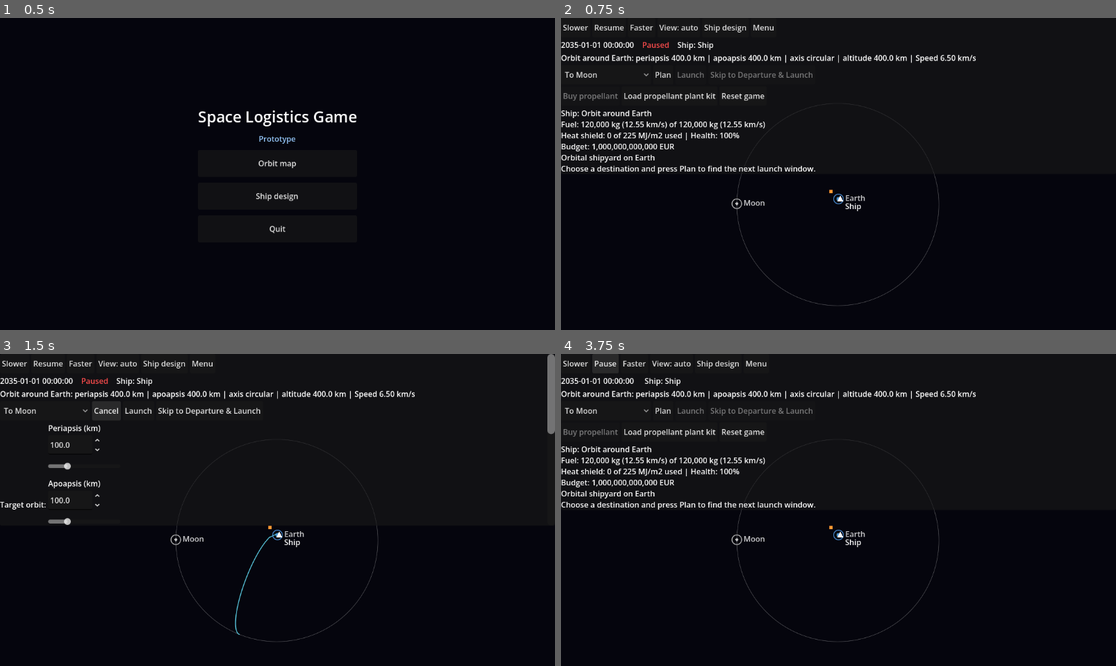
Above: before the commit, frames 1-4 (two rows, left to right).
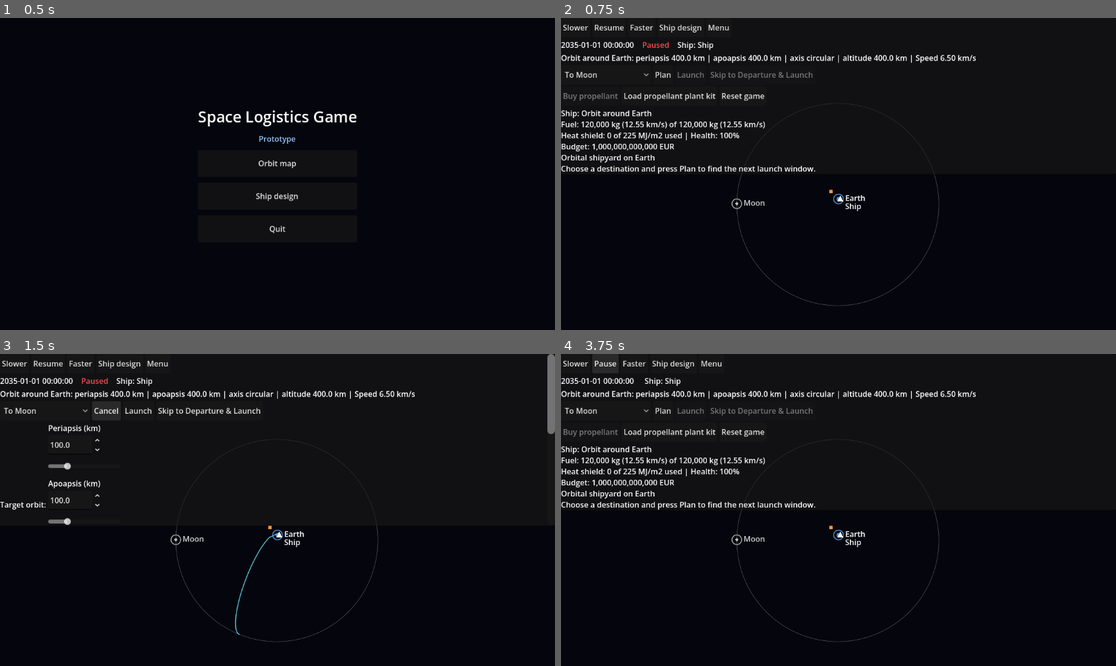
Above: after the commit, the same moments.

Repository: jonmakescars/asteroid-miner
Game: Godot game, scene res://menu.tscn
Same seed, same stepped clock (60 frames per second), same inputs: the game is played once before the commit and once after it.
Inputs:
- Up to frame 1 (0.5 s): no input
- Up to frame 2 (0.75 s): click "Orbit map" at 0.5 s
- Up to frame 3 (1.5 s): click "Plan" at 1.25 s
- Up to frame 4 (3.75 s): click "Cancel" at 2 s; click "Slower" at 2.75 s; click "Resume" at 3.5 s

Frame 1 is identical in both runs. In frame 2, 0.3% of the frame differs, in the area x 17-55%, y 2-60%; in frame 3, 0.3%; in frame 4, 0.3%, in the area x 16-55%, y 2-60%.

Commit message:
Step 10p - More zoom improvements and position dragging

Diff:
--- a/scripts/game_state.gd
+++ b/scripts/game_state.gd
@@ -776,6 +776,39 @@
 	return total
 
 
+## The position of body to_id relative to body from_id (km), summed along the path through their common
+## ancestor so that nearby bodies give small numbers (no precision lost to the Sun-centred coordinates).
+static func body_rel_to(from_id: String, to_id: String, jd: float) -> Vector2:
+	var from_chain: Array = _ancestors(from_id)
+	var to_chain: Array = _ancestors(to_id)
+	var common := ""
+	for id in to_chain:
+		if from_chain.has(id):
+			common = str(id)
+			break
+	var from_pos := Vector2.ZERO
+	for id in from_chain:
+		if str(id) == common:
+			break
+		from_pos += body_rel(str(id), jd)
+	var to_pos := Vector2.ZERO
+	for id in to_chain:
+		if str(id) == common:
+			break
+		to_pos += body_rel(str(id), jd)
+	return to_pos - from_pos
+
+
+## The body and the bodies it orbits, from the body up to the root.
+static func _ancestors(id: String) -> Array:
+	var chain: Array = []
+	var current: Variant = id
+	while current != null:
+		chain.append(str(current))
+		current = bodies[str(current)]["parent"]
+	return chain
+
+
 static func leg_index_at(jd: float) -> int:
 	var chosen := 0
 	for i in legs.size():
--- a/scripts/orbit_view.gd
+++ b/scripts/orbit_view.gd
@@ -18,6 +18,10 @@
 const MOBILE_UI_SCALE := 2.0
 const ZOOM_SECONDS := 0.7          # a change of the view is a zoom of this many (real) seconds
 const DOUBLE_TAP_MS := 400         # two taps on the same body within this time focus the view on it
+const MAX_PX_PER_KM := 2.0         # the most the view can be zoomed in by hand
+const MIN_SUN_FIT := 0.25          # the most it can be zoomed out: this fraction of the scale that fits the Sun's system
+const DRAG_START_PX := 12.0        # a finger that moves this far is dragging the view, not tapping
+const SNAP_OUT := 0.8              # zooming out below this fraction of a body's own view switches to the view of the body it orbits
 const TAP_REACH_PX := 26.0         # a tap this close to a body (besides its size) counts as a tap on it
 const VIEW_HYSTERESIS := 1.15     # the auto view switches outwards at this multiple of the distance it switched in at
 
@@ -45,15 +49,27 @@
 	get: return GameState.message
 	set(value): GameState.message = value
 
-var frames: Array = []          # "auto" plus every body id
-var frame_index := 0
-var shown_frame := ""           # the view that is drawn (the one chosen, once a zoom has finished)
-var zoom_from := ""             # during a zoom: the view it starts from and the one it goes to
-var zoom_to := ""
-var zoom_progress := 0.0        # 0 to 1 while zooming
-var scene_alpha := 1.0          # transparency of the scene that is being drawn (zooming fades one scene into the other)
+var cam_body := ""              # the camera: the body its position is counted from ...
+var cam_offset := Vector2.ZERO  # ... the point at the centre of the screen, relative to that body (km)
+var cam_scale := 0.0            # pixels per km
+var free_camera := false        # true after the player zoomed by hand: the camera stays where it is
+var last_target := ""           # the view that was chosen last (a change of it starts a zoom)
+var anim_target := ""           # while zooming to a view: that view, and where the zoom started
+var anim_t := 0.0
+var anim_free := false
+var anim_body0 := ""
+var anim_offset0 := Vector2.ZERO
+var anim_scale0 := 1.0
+var line_alpha := 1.0           # transparency of the orbit lines and of the markers of the scene being drawn
+var marker_alpha := 1.0
+var touches: Dictionary = {}    # finger index -> position, for the pinch gesture
+var gesture_ms := -1000         # when a pinch or a wheel zoom last happened (taps right after it are ignored)
 var last_tap_body := ""
 var last_tap_ms := 0
+var mouse_down := false         # the (first) finger or the left button is down
+var dragged := false            # ... and has moved so far that it drags the view
+var press_point := Vector2.ZERO
+var last_tap_point := Vector2.ZERO
 var auto_frame := ""            # the body the "auto" view currently shows (see _update_auto_frame)
 var destination_ids: Array = []  # what the destination picker currently offers
 var picker_origin := ""         # the body the picker was filled for
@@ -99,14 +115,11 @@
 	if not GameState.load_data():
 		set_process(false)
 		return
-	frames = ["auto"] + GameState.bodies.keys()
-	frame_index = GameState.view_frame_index
 	_build_ui()
 	_fill_destinations(GameState.view_target_id)
 
 
 func _goto(scene_path: String) -> void:
-	GameState.view_frame_index = frame_index
 	GameState.view_target_id = _selected_target_id()
 	get_tree().change_scene_to_file(scene_path)
 
@@ -115,8 +128,7 @@
 
 func _build_ui() -> void:
 	bar = TopBar.new()
-	bar.setup("res://main.tscn", "View: auto")
-	bar.view_pressed.connect(func() -> void: frame_index = (frame_index + 1) % frames.size())
+	bar.setup("res://main.tscn", "")
 	bar.navigate.connect(_goto)
 	add_child(bar)
 
@@ -222,11 +234,60 @@
 	bar.box.add_child(info_label)
 
 
-## Tapping or clicking the bottom third of the screen changes the time flow, as in the solar system
-## view: left half = slower, right half = faster.
+## Two fingers zoom (and move) the view; the mouse wheel does the same. Tapping or clicking the bottom third of the
+## screen changes the time flow, as in the solar system view: left half = slower, right half = faster. Two quick taps
+## on a body zoom to it.
 func _gui_input(event: InputEvent) -> void:
+	var touch := event as InputEventScreenTouch
+	if touch != null:
+		if touch.pressed:
+			touches[touch.index] = touch.position
+			if touches.size() >= 2:
+				gesture_ms = Time.get_ticks_msec()
+		else:
+			touches.erase(touch.index)
+		return
+	var drag := event as InputEventScreenDrag
+	if drag != null:
+		if touches.size() >= 2 and touches.has(drag.index):
+			var before_middle := _touch_middle()
+			var before_distance := _touch_distance()
+			touches[drag.index] = drag.position
+			var after_distance := _touch_distance()
+			if before_distance > 8.0 and after_distance > 8.0:
+				_zoom_about(before_middle, after_distance / before_distance, _touch_middle())
+			gesture_ms = Time.get_ticks_msec()
+		elif touches.has(drag.index):
+			touches[drag.index] = drag.position
+		return
+	var motion := event as InputEventMouseMotion
+	if motion != null:
+		# One finger (or the left button) drags the view.
+		if mouse_down and touches.size() < 2 and anim_target == "":
+			if not dragged and motion.position.distance_to(press_point) > DRAG_START_PX:
+				dragged = true
+				_pan(motion.position - press_point)
+			elif dragged:
+				_pan(motion.relative)
+		return
 	var click := event as InputEventMouseButton
-	if click == null or not click.pressed or click.button_index != MOUSE_BUTTON_LEFT:
+	if click == null:
+		return
+	if click.pressed and (click.button_index == MOUSE_BUTTON_WHEEL_UP or click.button_index == MOUSE_BUTTON_WHEEL_DOWN):
+		_zoom_about(click.position, 1.2 if click.button_index == MOUSE_BUTTON_WHEEL_UP else 1.0 / 1.2, click.position)
+		gesture_ms = Time.get_ticks_msec()
+		return
+	if click.button_index != MOUSE_BUTTON_LEFT:
+		return
+	if click.pressed:
+		mouse_down = true
+		dragged = false
+		press_point = click.position
+		return
+	mouse_down = false
+	# A tap counts when the finger is lifted, and not at the end of a pinch or a drag.
+	if dragged or Time.get_ticks_msec() - gesture_ms < 350:
+		dragged = false
 		return
 	var hit := _body_at(click.position)
 	if hit != "":
@@ -239,67 +300,178 @@
 			last_tap_body = hit
 			last_tap_ms = now
 		return
+	if click.position.y < size.y * 0.67:
+		# Two quick taps on empty space: back to the automatic view.
+		var now_empty := Time.get_ticks_msec()
+		if last_tap_body == "-" and now_empty - last_tap_ms <= DOUBLE_TAP_MS and click.position.distance_to(last_tap_point) < 60.0:
+			last_tap_body = ""
+			_start_zoom(_frame_id(), false)
+		else:
+			last_tap_body = "-"
+			last_tap_ms = now_empty
+			last_tap_point = click.position
+		return
 	last_tap_body = ""
-	if click.position.y < size.y * 0.67:
-		return
 	GameState.change_warp(-1 if click.position.x < size.x * 0.5 else 1)
 
 
-## The body (of the view that is shown) under a tap, or "" (the nearest one if several are close).
+func _touch_middle() -> Vector2:
+	var total := Vector2.ZERO
+	for index in touches:
+		total += touches[index] as Vector2
+	return total / float(maxi(touches.size(), 1))
+
+
+## Distance between the first two fingers.
+func _touch_distance() -> float:
+	var points: Array = touches.values()
+	if points.size() < 2:
+		return 0.0
+	return (points[0] as Vector2).distance_to(points[1] as Vector2)
+
+
+func _view_centre() -> Vector2:
+	return Vector2(size.x * 0.5, size.y * 0.58)
+
+
+## Where a body is on the screen.
+func _screen_of(id: String) -> Vector2:
+	return _to_screen(GameState.body_rel_to(cam_body, id, time_jd) - cam_offset, _view_centre(), cam_scale)
+
+
+## The body under a tap, or "" (the nearest one if several are close).
 func _body_at(point: Vector2) -> String:
-	if shown_frame == "" or zoom_from != "" or not bodies.has(shown_frame):
+	if cam_body == "" or anim_target != "":
 		return ""
-	var centre := Vector2(size.x * 0.5, size.y * 0.58)
-	var px_per_km := _scale_of(shown_frame)
 	var best := ""
 	var best_distance := INF
-	var candidates: Array = [shown_frame] + (children[shown_frame] as Array)
-	for id in candidates:
-		var body_point := centre
-		if str(id) != shown_frame:
-			var segment := Kepler.segment_at(bodies[id]["orbit_segments"], time_jd)
-			body_point = _to_screen(Kepler.position_at(segment, time_jd), centre, px_per_km)
-		var radius_px := maxf(float(bodies[id]["radius_km"]) * px_per_km, RING_RADIUS_PX)
-		var distance := body_point.distance_to(point)
+	for id in bodies.keys():
+		var radius_px := maxf(float(bodies[id]["radius_km"]) * cam_scale, RING_RADIUS_PX)
+		var distance := _screen_of(str(id)).distance_to(point)
 		if distance <= radius_px + TAP_REACH_PX and distance < best_distance:
 			best = str(id)
 			best_distance = distance
 	return best
 
 
-## Double tap on a body: the view zooms to it. A double tap on the body the view is already centred on zooms
-## out to the body it orbits (or back to the automatic view when that is the Sun).
+## Double tap on a body: the view zooms to it. A double tap on the body the view is already on zooms out to the
+## body it orbits (back to the automatic view when that is the Sun).
 func _focus_body(id: String) -> void:
-	var target := id
-	if id == shown_frame:
-		var parent: Variant = bodies[id]["parent"]
-		target = "auto" if parent == null else str(parent)
-	var index := frames.find(target)
-	if index >= 0:
-		frame_index = index
-
-
-## Pixels per km of the view of a body: its widest orbit fits the screen (the same for every drawing).
-func _scale_of(frame_id: String) -> float:
+	var on_it := id == cam_body and absf(log(cam_scale / _fit_scale(id))) < 0.35
+	if not on_it:
+		_start_zoom(id, true)
+		return
+	var parent: Variant = bodies[id]["parent"]
+	if parent == null:
+		_start_zoom(_frame_id(), false)
+	else:
+		_start_zoom(str(parent), true)
+
+
+## Pixels per km of the view of a body: its widest orbit fits the screen.
+func _fit_scale(frame_id: String) -> float:
 	var half_extent := minf(size.x * 0.5, size.y * 0.38)
 	return half_extent * GameState.VIEW_FILL / GameState.view_extent_km(frame_id, time_jd)
 
 
-func _update_zoom(delta: float) -> void:
+## Zooms to the view of a body. keep_free: the camera then stays on that body (set by the player); otherwise it
+## goes back to following the automatic view.
+func _start_zoom(target: String, keep_free: bool) -> void:
+	anim_target = target
+	anim_free = keep_free
+	anim_t = 0.0
+	anim_body0 = cam_body
+	anim_offset0 = cam_offset
+	anim_scale0 = cam_scale
+	free_camera = false
+
+
+## Moves the camera: follows the chosen view, or zooms to it when the choice changed, or stays where the
+## player put it.
+func _update_camera(delta: float) -> void:
 	var target := _frame_id()
-	if shown_frame == "":
-		shown_frame = target
-		return
-	if zoom_from != "":
-		zoom_progress += delta / ZOOM_SECONDS
-		if zoom_progress >= 1.0 or zoom_to != target:
-			shown_frame = zoom_to
-			zoom_from = ""
-			zoom_to = ""
-	if zoom_from == "" and target != shown_frame:
-		zoom_from = shown_frame
-		zoom_to = target
-		zoom_progress = 0.0
+	if cam_body == "":
+		cam_body = target
+		cam_offset = Vector2.ZERO
+		cam_scale = _fit_scale(target)
+		last_target = target
+		return
+	if target != last_target:
+		last_target = target
+		_start_zoom(target, false)
+	if anim_target != "":
+		anim_t += delta / ZOOM_SECONDS
+		var w := smoothstep(0.0, 1.0, clampf(anim_t, 0.0, 1.0))
+		var from_point := GameState.body_rel_to(cam_body, anim_body0, time_jd) + anim_offset0
+		var to_point := GameState.body_rel_to(cam_body, anim_target, time_jd)
+		var scale_end := _fit_scale(anim_target)
+		var scale_now := exp(lerpf(log(anim_scale0), log(scale_end), w))
+		var span := 1.0 / anim_scale0 - 1.0 / scale_end
+		var k := w if absf(span) < 1.0e-30 else (1.0 / anim_scale0 - 1.0 / scale_now) / span
+		cam_offset = from_point + (to_point - from_point) * k
+		cam_scale = scale_now
+		if anim_t >= 1.0:
+			cam_body = anim_target
+			cam_offset = Vector2.ZERO
+			cam_scale = scale_end
+			free_camera = anim_free
+			anim_target = ""
+	elif not free_camera:
+		cam_offset = GameState.body_rel_to(cam_body, target, time_jd)
+		cam_scale = _fit_scale(target)
+	_rebase()
+
+
+## Pinch, wheel: zooms by a factor so that the point under the fingers (point) ends up under the new
+## position of the fingers (new_point).
+func _zoom_about(point: Vector2, factor: float, new_point: Vector2) -> void:
+	if cam_body == "" or anim_target != "":
+		return   # a zoom to a view is running
+	var centre := _view_centre()
+	var lowest := MIN_SUN_FIT * _fit_scale("sun")
+	var new_scale := clampf(cam_scale * factor, lowest, MAX_PX_PER_KM)
+	# Zooming out past the normal view of a body: the view of the body it orbits takes over (Moon -> Earth -> Sun).
+	var parent: Variant = bodies[cam_body]["parent"]
+	if factor < 1.0 and parent != null and new_scale < SNAP_OUT * _fit_scale(cam_body):
+		_start_zoom(str(parent), true)
+		return
+	var before := Vector2(point.x - centre.x, -(point.y - centre.y)) / cam_scale
+	var after := Vector2(new_point.x - centre.x, -(new_point.y - centre.y)) / new_scale
+	cam_offset = cam_offset + before - after
+	cam_scale = new_scale
+	free_camera = true
+	_rebase()
+
+
+## One finger drags the view: the picture moves with the finger.
+func _pan(screen_delta: Vector2) -> void:
+	if cam_body == "" or anim_target != "":
+		return
+	cam_offset -= Vector2(screen_delta.x, -screen_delta.y) / cam_scale
+	free_camera = true
+	_rebase()
+
+
+## The camera is counted from the body whose own view has about the scale it has now (its parent, itself or a
+## child it is near), so that the numbers stay small. Nothing changes on the screen.
+func _rebase() -> void:
+	var best := cam_body
+	var best_score := absf(log(cam_scale / _fit_scale(cam_body)))
+	var candidates: Array = (children[cam_body] as Array).duplicate()
+	var parent: Variant = bodies[cam_body]["parent"]
+	if parent != null:
+		candidates.append(str(parent))
+	for id in candidates:
+		var rel := GameState.body_rel_to(cam_body, str(id), time_jd)
+		if str(id) != str(parent) and (cam_offset - rel).length() > 1.5 * GameState.view_radius_km(str(id), time_jd):
+			continue   # a child the camera is not near
+		var score := absf(log(cam_scale / _fit_scale(str(id))))
+		if score < best_score - 0.5:
+			best = str(id)
+			best_score = score
+	if best != cam_body:
+		cam_offset += GameState.body_rel_to(best, cam_body, time_jd)
+		cam_body = best
 
 
 func _unhandled_input(event: InputEvent) -> void:
@@ -307,8 +479,6 @@
 	if key == null or not key.pressed or key.echo:
 		return
 	match key.keycode:
-		KEY_TAB:
-			frame_index = (frame_index + 1) % frames.size()
 		KEY_ESCAPE:
 			_goto("res://menu.tscn")
 		KEY_SPACE:
@@ -396,6 +566,9 @@
 	if _selected_target_id() == here and not GameState.ship_in_transit():
 		GameState.target_orbits.erase(here)
 	_make_plan(false)
+	if not plan.is_empty():
+		last_target = _frame_id()
+		_start_zoom(last_target, false)   # the planner always starts from the automatic view
 
 
 ## Cancel: forgets the orbit chosen for this destination and closes the planner. A course change in flight
@@ -655,9 +828,6 @@
 
 
 func _frame_id() -> String:
-	var choice: String = frames[frame_index]
-	if choice != "auto":
-		return choice
 	var index := _leg_index_at(time_jd)
 	var parent_id := str(legs[index]["parent"])
 	# Before departure show the system the transfer happens in (for example the Sun for a planet transfer).
@@ -691,7 +861,7 @@
 		add_child(lost_overlay)
 		lost_overlay.play(str(event["text"]), bool(event["burn"]))
 	_update_auto_frame()
-	_update_zoom(delta)
+	_update_camera(delta)
 	if picker_origin != _picker_key():
 		_fill_destinations(_selected_target_id())
 	_update_ui()
@@ -741,7 +911,6 @@
 	shield_button.visible = at_yard and GameState.shield_used_mj_m2 > 0.0
 	shield_button.disabled = GameState.shield_replace_problem() != ""
 	bar.set_design_visible(GameState.design_available(frame_id))
-	bar.set_view_text("View: " + str(frames[frame_index]))
 	bar.refresh()
 	info_label.text = _info_bbcode(_info_text())
 
@@ -865,36 +1034,46 @@
 # ---------------------------------------------------------------- drawing
 
 func _draw() -> void:
-	if shown_frame == "":
-		return
-	var centre := Vector2(size.x * 0.5, size.y * 0.58)
-	if zoom_from == "":
-		scene_alpha = 1.0
-		_draw_scene(shown_frame, centre, _scale_of(shown_frame))
-		return
-	# Zooming between two views: the camera moves from one body to the other while the scale changes smoothly
-	# (in steps of equal ratio); the scene of the view it leaves fades out and the scene it goes to fades in.
-	var w := smoothstep(0.0, 1.0, clampf(zoom_progress, 0.0, 1.0))
-	var scale_from := _scale_of(zoom_from)
-	var scale_to := _scale_of(zoom_to)
-	var px_per_km := exp(lerpf(log(scale_from), log(scale_to), w))
-	var offset := GameState.body_abs(zoom_to, time_jd) - GameState.body_abs(zoom_from, time_jd)
-	var span := 1.0 / scale_from - 1.0 / scale_to
-	var k := 0.0 if absf(span) < 1.0e-30 else (1.0 / scale_from - 1.0 / px_per_km) / span
-	var camera := offset * k
-	scene_alpha = 1.0 - w
-	_draw_scene(zoom_from, _to_screen(-camera, centre, px_per_km), px_per_km)
-	scene_alpha = w
-	_draw_scene(zoom_to, _to_screen(offset - camera, centre, px_per_km), px_per_km)
-	scene_alpha = 1.0
-
-
-## The faded colour for the scene being drawn.
+	if cam_body == "":
+		return
+	var centre := _view_centre()
+	var half_extent := minf(size.x * 0.5, size.y * 0.38)
+	# The scenes of the camera's body, of the body it orbits and of its children are drawn together; each fades
+	# in when its view gets big enough to see and its orbit lines fade out when it is far bigger than the screen.
+	var scene_ids: Array = []
+	var parent: Variant = bodies[cam_body]["parent"]
+	if parent != null:
+		scene_ids.append(str(parent))
+	scene_ids.append(cam_body)
+	scene_ids.append_array(children[cam_body])
+	for id in scene_ids:
+		var radius_px := GameState.view_radius_km(str(id), time_jd) * cam_scale
+		var visible_enough := smoothstep(16.0, 60.0, radius_px)
+		var too_big := 1.0 - smoothstep(1.6 * half_extent, 5.0 * half_extent, radius_px)
+		line_alpha = visible_enough * too_big
+		marker_alpha = visible_enough
+		if line_alpha > 0.01 or marker_alpha > 0.01:
+			_draw_scene(str(id), _screen_of(str(id)), cam_scale)
+	line_alpha = 1.0
+	marker_alpha = 1.0
+	if GameState.ship_lost:
+		return   # the ship and its course are gone
+	var p := _to_screen(GameState.ship_rel(cam_body, time_jd) - cam_offset, centre, cam_scale)
+	draw_colored_polygon(PackedVector2Array([p + Vector2(0, -7), p + Vector2(6, 5), p + Vector2(-6, 5)]), Color.WHITE)
+	draw_string(ThemeDB.fallback_font, p + Vector2(10, 22), GameState.ship_name, HORIZONTAL_ALIGNMENT_LEFT, -1, 16, Color.WHITE)
+
+
+## The faded colour of an orbit line, and of a marker (a body, its name).
 func _fade(colour: Color) -> Color:
-	return Color(colour.r, colour.g, colour.b, colour.a * scene_alpha)
-
-
-## Draws the view of one body: centre is where the body is on the screen, px_per_km the scale.
+	return Color(colour.r, colour.g, colour.b, colour.a * line_alpha)
+
+
+func _mfade(colour: Color) -> Color:
+	return Color(colour.r, colour.g, colour.b, colour.a * marker_alpha)
+
+
+## Draws the view of one body (its children's orbits, the routes and the ship's orbit around it, the bodies):
+## centre is where the body is on the screen, px_per_km the scale.
 func _draw_scene(frame_id: String, centre: Vector2, px_per_km: float) -> void:
 	var kid_ids: Array = children[frame_id]
 	var leg: Dictionary = legs[_leg_index_at(time_jd)]
@@ -932,13 +1111,6 @@
 		var segment := Kepler.segment_at(bodies[kid_id]["orbit_segments"], time_jd)
 		_draw_body(kid_id, _to_screen(Kepler.position_at(segment, time_jd), centre, px_per_km), px_per_km)
 
-	if GameState.ship_lost:
-		return   # the ship and its course are gone
-	var ship_local := GameState.ship_rel(frame_id, time_jd)
-	var p := _to_screen(ship_local, centre, px_per_km)
-	draw_colored_polygon(PackedVector2Array([p + Vector2(0, -7), p + Vector2(6, 5), p + Vector2(-6, 5)]), _fade(Color.WHITE))
-	draw_string(ThemeDB.fallback_font, p + Vector2(10, 22), GameState.ship_name, HORIZONTAL_ALIGNMENT_LEFT, -1, 16, _fade(Color.WHITE))
-
 
 ## The parts of the planned route that lie inside the local view of a body: the escape from the body the ship
 ## leaves, the approach to the body it goes to, and the orbits it will have there (aerobraking passes and the
@@ -993,13 +1165,13 @@
 func _draw_body(id: String, screen_position: Vector2, px_per_km: float) -> void:
 	var body: Dictionary = bodies[id]
 	var radius_px := maxf(MIN_BODY_RADIUS_PX, float(body["radius_km"]) * px_per_km)
-	var colour := _fade(Color.html(body["draw_color"]))
+	var colour := _mfade(Color.html(body["draw_color"]))
 	draw_circle(screen_position, radius_px, colour)
 	if radius_px < RING_RADIUS_PX:
 		draw_arc(screen_position, RING_RADIUS_PX, 0.0, TAU, 32, colour, 1.5, true)
 		radius_px = RING_RADIUS_PX
 	var facility_count := GameState.facilities_at(id).size()
 	for n in facility_count:
-		draw_rect(Rect2(screen_position + Vector2(-radius_px - 9.0 - 9.0 * n, -radius_px - 9.0), Vector2(7, 7)), _fade(Color(1.0, 0.6, 0.2)))
+		draw_rect(Rect2(screen_position + Vector2(-radius_px - 9.0 - 9.0 * n, -radius_px - 9.0), Vector2(7, 7)), _mfade(Color(1.0, 0.6, 0.2)))
 	draw_string(ThemeDB.fallback_font, screen_position + Vector2(radius_px + 4.0, 5.0), body["name"],
-			HORIZONTAL_ALIGNMENT_LEFT, -1, 16, _fade(Color(1, 1, 1, 0.8)))
+			HORIZONTAL_ALIGNMENT_LEFT, -1, 16, _mfade(Color(1, 1, 1, 0.8)))
--- a/scripts/top_bar.gd
+++ b/scripts/top_bar.gd
@@ -47,7 +47,8 @@
 	_add_button(row, "Slower", func() -> void: GameState.change_warp(-1))
 	pause_button = _add_button(row, "Pause", func() -> void: GameState.toggle_pause())
 	_add_button(row, "Faster", func() -> void: GameState.change_warp(1))
-	view_button = _add_button(row, view_text, func() -> void: view_pressed.emit())
+	if view_text != "":   # a screen without a view button passes ""
+		view_button = _add_button(row, view_text, func() -> void: view_pressed.emit())
 	for screen in SCREENS:
 		var path: String = screen[1]
 		if path != current_scene:
@@ -83,7 +84,8 @@
 
 
 func set_view_text(text: String) -> void:
-	view_button.text = text
+	if view_button != null:
+		view_button.text = text
 
 
 func refresh() -> void:
Not shown, changed: data/DATA_NOTES.md
Not shown, added: step10p-pinch.zip
Not shown, added: step10q-autoview.zip
Not shown, added: step10r-drag.zip
